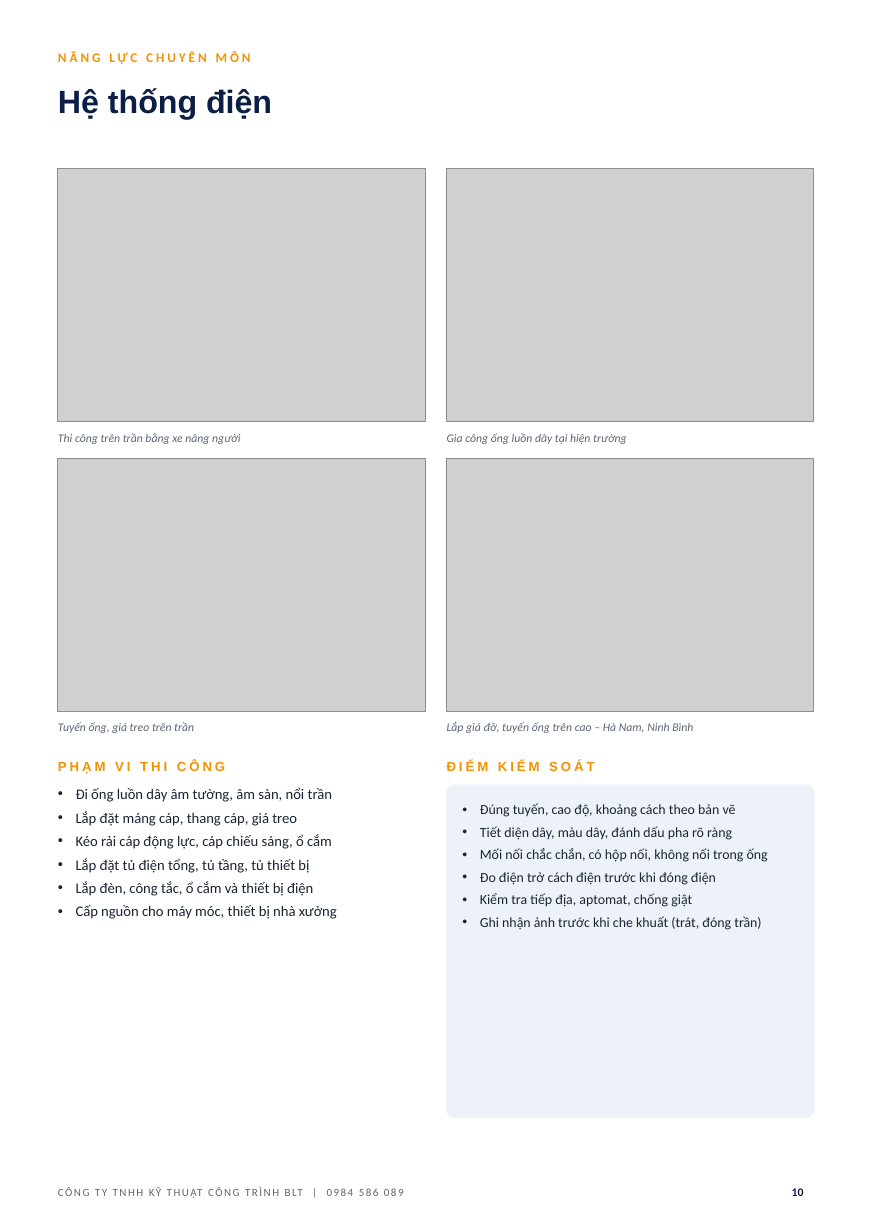
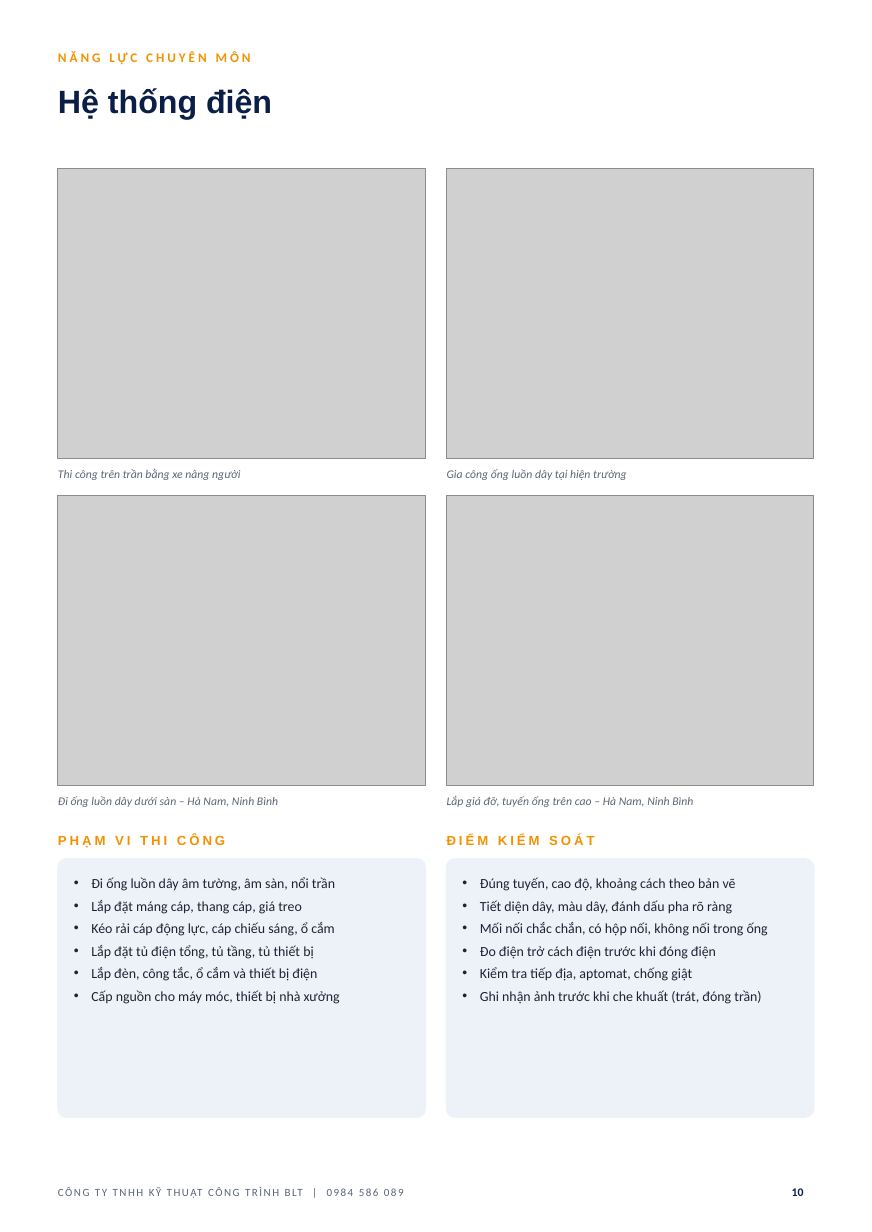
Before and after one commit to haquyenkl2-sys/C-NG-TY-CP-TH-NG-M-I-T-NG-H-P-MINH-PH-T, a slide deck: slide 10 of ho-so-nang-luc-BLT/HO_SO_NANG_LUC_BLT.pptx. Drawn at 872x1232 pixels with LibreOffice and Linux fonts; fonts in the diff are those of the drawing; grey boxes stand for pictures; background and template pictures are left out. Boxes give left, top, right and bottom in pixels: in the first picture for what was removed or moved away, otherwise in the second. Text is boxed around its words. In the diff, an @@ line names an element or a change of style, - is before the commit and + after.

```diff
--- a/ho-so-nang-luc-BLT/HO_SO_NANG_LUC_BLT.pptx
+++ b/ho-so-nang-luc-BLT/HO_SO_NANG_LUC_BLT.pptx
@@ picture: place and size @@
-picture at (58,169,425,422)
+picture at (58,169,425,459)
@@ picture: place and size @@
-picture at (447,169,814,422)
+picture at (447,169,814,459)
@@ text "Thi công trên trần bằng ...": place and size @@
-text "Thi công trên trần bằng ..." at (58,432,240,444)
+text "Thi công trên trần bằng ..." at (58,469,240,480)
@@ text "Gia công ống luồn dây ...": place and size @@
-text "Gia công ống luồn dây ..." at (447,433,627,444)
+text "Gia công ống luồn dây ..." at (447,469,627,480)
@@ picture: place and size @@
-picture at (58,459,425,712)
+picture at (58,496,425,786)
@@ picture: place and size @@
-picture at (447,459,814,712)
+picture at (447,496,814,786)
@@ text at (58,796,278,807): text changed @@
-Tuyến ống, giá treo trên trần
+Đi ống luồn dây dưới sàn – Hà Nam, Ninh Bình
@@ 3 texts: place and size @@
-3 texts at (58,722,693,774)
+3 texts at (58,796,693,848)
@@ rounded rectangle added at (58,859,425,1118), fill #EDF2F8, outline #EDF2F8 1 pt @@
@@ rounded rectangle: place and size @@
-rounded rectangle at (447,786,814,1118)
+rounded rectangle at (447,859,814,1118)
@@ rounded rectangle at (447,859,814,1118): proportions changed @@
@@ text "Đi ống luồn dây âm ...": place and size @@
-text "Đi ống luồn dây âm ..." at (76,787,337,919)
+text "Đi ống luồn dây âm ..." at (91,877,340,1004)
@@ text "Đi ống luồn dây âm ..." at (91,877,340,1004): size 10 to 9.5 pt @@
@@ text "Đúng tuyến, cao độ, khoảng ...": place and size @@
-text "Đúng tuyến, cao độ, khoảng ..." at (480,803,768,930)
+text "Đúng tuyến, cao độ, khoảng ..." at (480,877,768,1004)
```
Also in this commit, not shown: 18 other slides changed, 4 other files.
